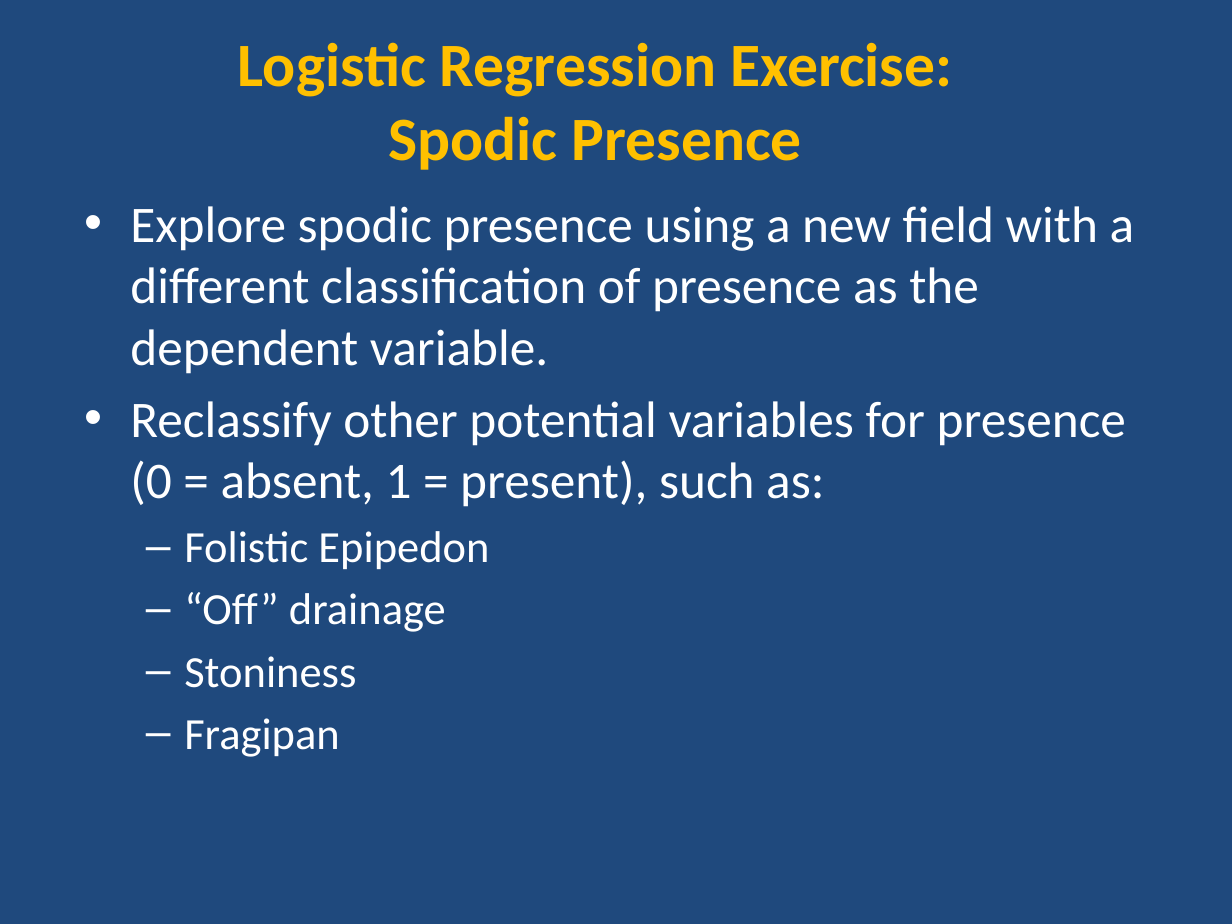
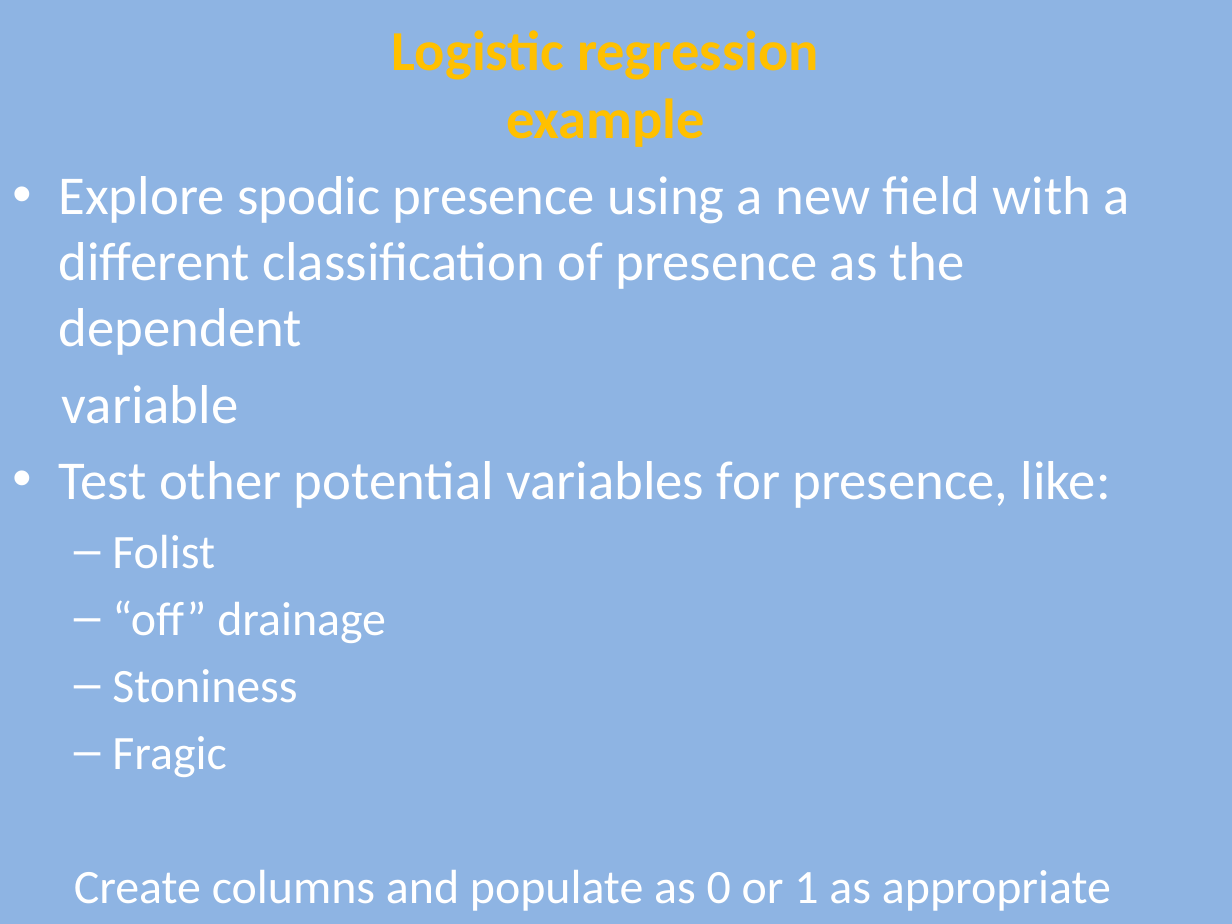
Before and after one commit to ncss-tech/stats_for_soil_survey, a slide deck: slide 24 of presentations/7_logistic_regression/Logistic.pptx (slide 20 before the commit). Drawn at 1232x924 pixels with LibreOffice and Linux fonts; fonts in the diff are those of the drawing. Boxes give left, top, right and bottom in pixels: in the first picture for what was removed or moved away, otherwise in the second. Text is boxed around its words. In the diff, an @@ line names an element or a change of style, - is before the commit and + after.

Commit message:
update exercise
update exercise

```diff
--- a/presentations/7_logistic_regression/Logistic.pptx
+++ b/presentations/7_logistic_regression/Logistic.pptx
@@ background #1F497D to #8EB4E3 @@
@@ text at <box>392,30,819,147</box>: text changed; size 36 to 33 pt @@
-Logistic Regression Exercise:
-Spodic Presence
+Logistic regression
+example
@@ text "Explore spodic presence using a ...": place and size @@
-text "Explore spodic presence using a ..." at <box>130,206,1135,757</box>
+text "Explore spodic presence using a ..." at <box>59,176,1130,911</box>
@@ text at <box>59,176,1130,643</box>: text changed; size 30 to 32 pt @@
-• Explore spodic presence using a new field with a different classification of presence as the dependent variable.
-• Reclassify other potential variables for presence (0 = absent, 1 = present), such as:
-  – Folistic Epipedon
-  – “Off” drainage
+• Explore spodic presence using a new field with a different classification of presence as the dependent
+variable
+• Test other potential variables for presence, like:
+  – Folist
+  – “off” drainage
@@ text at <box>112,669,297,702</box>: size 26 to 28 pt in "Stoniness" @@
@@ text at <box>74,736,1111,911</box>: text changed; size 26 to 28 pt @@
-  – Fragipan
+  – Fragic
+  Create columns and populate as 0 or 1 as appropriate
```
Also in this commit, not shown: 26 other slides changed, 4 slides added.
